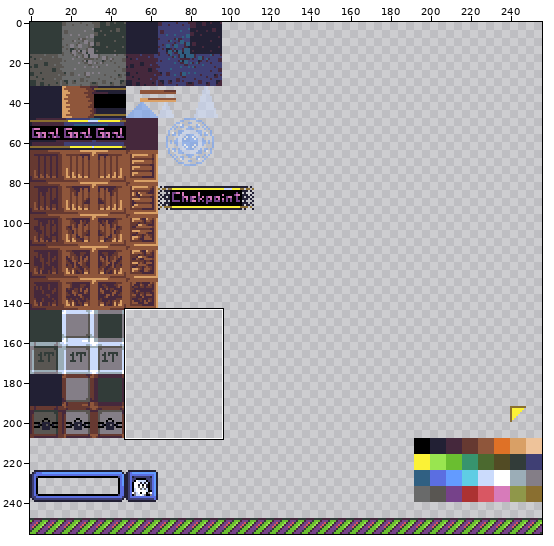
File history of a sprite sheet, Assets/textures/new-atlas.png. The first picture is a wide view before the edit; the outline marks the close-up.
Close-up. Before:
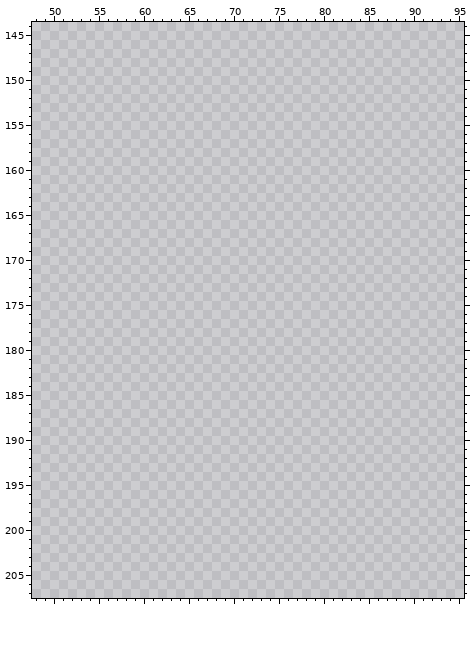
The file is 256x256 pixels. Shown: x 48..95, y 144..207.
The result:
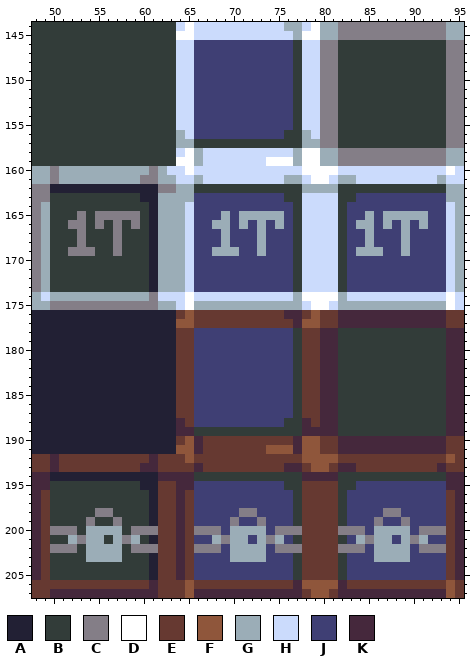
Palette (. is transparent): A #222034  B #323c39  C #847e87  D #ffffff  E #663931  F #8f563b  G #9badb7  H #cbdbfc  J #3f3f74  K #45283c
Change:
Changed rows in their new state; - is an unchanged pixel.
first column x 48:
144 BBBBBBBBBBBBBBBBHDHHHHHHHHHHGGHDGGCCCCCCCCCCCCGG
145 BBBBBBBBBBBBBBBBDDHHHHHHHHHHHGDDGGCCCCCCCCCCCCGG
146 BBBBBBBBBBBBBBBBHHJJJJJJJJJJJBHHCCBBBBBBBBBBBBCC
147 BBBBBBBBBBBBBBBBHHJJJJJJJJJJJBHHCCBBBBBBBBBBBBCC
148 BBBBBBBBBBBBBBBBHHJJJJJJJJJJJBHHCCBBBBBBBBBBBBCC
149 BBBBBBBBBBBBBBBBHHJJJJJJJJJJJBHHCCBBBBBBBBBBBBCC
150 BBBBBBBBBBBBBBBBHHJJJJJJJJJJJBHHCCBBBBBBBBBBBBCC
151 BBBBBBBBBBBBBBBBHHJJJJJJJJJJJBHHCCBBBBBBBBBBBBCC
152 BBBBBBBBBBBBBBBBHHJJJJJJJJJJJBHHCCBBBBBBBBBBBBCC
153 BBBBBBBBBBBBBBBBHHJJJJJJJJJJJBHHCCBBBBBBBBBBBBCC
154 BBBBBBBBBBBBBBBBHHJJJJJJJJJJJBHHCCBBBBBBBBBBBBCC
155 BBBBBBBBBBBBBBBBHHJJJJJJJJJJJBHHCCBBBBBBBBBBBBCC
156 BBBBBBBBBBBBBBBBGHJJJJJJJJJJBBGHCCBBBBBBBBBBBBCC
157 BBBBBBBBBBBBBBBBGGBBBBBBBBBBBBGGCCBBBBBBBBBBBBCC
158 BBBBBBBBBBBBBBBBHDGHHHHHHHHHHGDDGGCCCCCCCCCCCCGG
159 BBBBBBBBBBBBBBBBDDGHHHHHHHDDDGDDGGCCCCCCCCCCCCGG
160 GGCGGGGGGGGGGCGHHDHHHHHHHHHHHHDDDDHHHHHHHHHHHHDH
161 GGCGGGGGGGGGCCGGHHGHHHHHHHHHGGHDDHGGHHHHHHHHHGHH
162 CCAAAAAAAAAAAACCGGBBBBBBBBBBBBGGGGBBBBBBBBBBBBGG
163 CCBBBBBBBBBBAAGGGGJJJJJJJJJJBBHHHHBBJJJJJJJJJJGG
164 CGBBBBBBBBBBBAGGGHJJJJJJJJJJJBHHHHBJJJJJJJJJJJHG
165 CGBBBCBCCCCCBAGGGHJJJGJGGGGGJBHHHHBJJGJGGGGGJJHG
166 CGBBCCBCBCBCBAGGGHJJGGJGJGJGJBHHHHBJGGJGJGJGJJHG
167 CGBBBCBBBCBBBAGGGHJJJGJJJGJJJBHHHHBJJGJJJGJJJJHG
168 CGBBBCBBBCBBBAGGGHJJJGJJJGJJJBHHHHBJJGJJJGJJJJHG
169 CGBBCCCBBCBBBAGGGHJJGGGJJGJJJBHHHHBJGGGJJGJJJJHG
170 CGBBBBBBBBBBBAGGGHJJJJJJJJJJJBHHHHBJJJJJJJJJJJHG
171 CGBBBBBBBBBBBAGGGHJJJJJJJJJJJBHHHHBJJJJJJJJJJJHG
172 CGBBBBBBBBBBBAGGGHJJJJJJJJJJJBHHHHBJJJJJJJJJJJHG
173 CGBBBBBBBBBBBAGGGHJJJJJJJJJJJBHHHHBJJJJJJJJJJJHG
174 GHGGGGGGGGGGGCHHHDHHHHHHHHHHHGDDDDGHHHHHHHHHHHDH
175 GGCCCCCCCCCCCCGGHDGGGGGGGGGGGGHDDHGGGGGGGGGGGGDH
176 AAAAAAAAAAAAAAAAEFEEEEEEEEEEKKEFEEKKKKKKKKKKKKEE
177 AAAAAAAAAAAAAAAAFFEEEEEEEEEEEKFFEEKKKKKKKKKKKKEE
178 AAAAAAAAAAAAAAAAEEJJJJJJJJJJJBEEKKBBBBBBBBBBBBKK
179 AAAAAAAAAAAAAAAAEEJJJJJJJJJJJBEEKKBBBBBBBBBBBBKK
180 AAAAAAAAAAAAAAAAEEJJJJJJJJJJJBEEKKBBBBBBBBBBBBKK
181 AAAAAAAAAAAAAAAAEEJJJJJJJJJJJBEEKKBBBBBBBBBBBBKK
182 AAAAAAAAAAAAAAAAEEJJJJJJJJJJJBEEKKBBBBBBBBBBBBKK
183 AAAAAAAAAAAAAAAAEEJJJJJJJJJJJBEEKKBBBBBBBBBBBBKK
184 AAAAAAAAAAAAAAAAEEJJJJJJJJJJJBEEKKBBBBBBBBBBBBKK
185 AAAAAAAAAAAAAAAAEEJJJJJJJJJJJBEEKKBBBBBBBBBBBBKK
186 AAAAAAAAAAAAAAAAEEJJJJJJJJJJJBEEKKBBBBBBBBBBBBKK
187 AAAAAAAAAAAAAAAAEEJJJJJJJJJJJBEEKKBBBBBBBBBBBBKK
188 AAAAAAAAAAAAAAAAKEJJJJJJJJJJBBKEKKBBBBBBBBBBBBKK
189 AAAAAAAAAAAAAAAAKKBBBBBBBBBBBBKKKKBBBBBBBBBBBBKK
190 AAAAAAAAAAAAAAAAEFKEEEEEEEEEEKFFEEKKKKKKKKKKKKEE
191 AAAAAAAAAAAAAAAAFFKEEEEEEEFFFKFFEEKKKKKKKKKKKKEE
192 EEKEEEEEEEEEEKEEEFEEEEEEEEEEEEFFFFEEEEEEEEEEEEFE
193 EEKEEEEEEEEEKKEEEEKEEEEEEEEEKKEFFEKKEEEEEEEEEKEE
194 KKAAAAAAAAAAAAKKKKBBBBBBBBBBBBKKKKBBBBBBBBBBBBKK
195 KKBBBBBBBBBBAAEEKKJJJJJJJJJJBBEEEEBBJJJJJJJJJJKK
196 KEBBBBBBBBBBBAEEKEJJJJJJJJJJJBEEEEBJJJJJJJJJJJEK
197 KEBBBBBBBBBBBAEEKEJJJJJJJJJJJBEEEEBJJJJJJJJJJJEK
198 KEBBBBBCCBBBBAEEKEJJJJJCCJJJJBEEEEBJJJJCCJJJJJEK
199 KEBBBBCBBCBBBAEEKEJJJJCJJCJJJBEEEEBJJJCJJCJJJJEK
200 KECCCBGGGGBCCCEEKECCCJGGGGJCCCEEEECCCJGGGGJCCCEK
201 KEBBGCGGBGCGBAEEKEJJGCGGJGCGJBEEEEBJGCGGJGCGJJEK
202 KECCCBGGGGBCCCEEKECCCJGGGGJCCCEEEECCCJGGGGJCCCEK
203 KEBBBBGGGGBBBAEEKEJJJJGGGGJJJBEEEEBJJJGGGGJJJJEK
204 KEBBBBBBBBBBBAEEKEJJJJJJJJJJJBEEEEBJJJJJJJJJJJEK
205 KEBBBBBBBBBBBAEEKEJJJJJJJJJJJBEEEEBJJJJJJJJJJJEK
206 EEEEEEEEEEEEEKEEEFEEEEEEEEEEEKFFFFKEEEEEEEEEEEFE
207 EEKKKKKKKKKKKKEEEFKKKKKKKKKKKKEFFEKKKKKKKKKKKKFE
